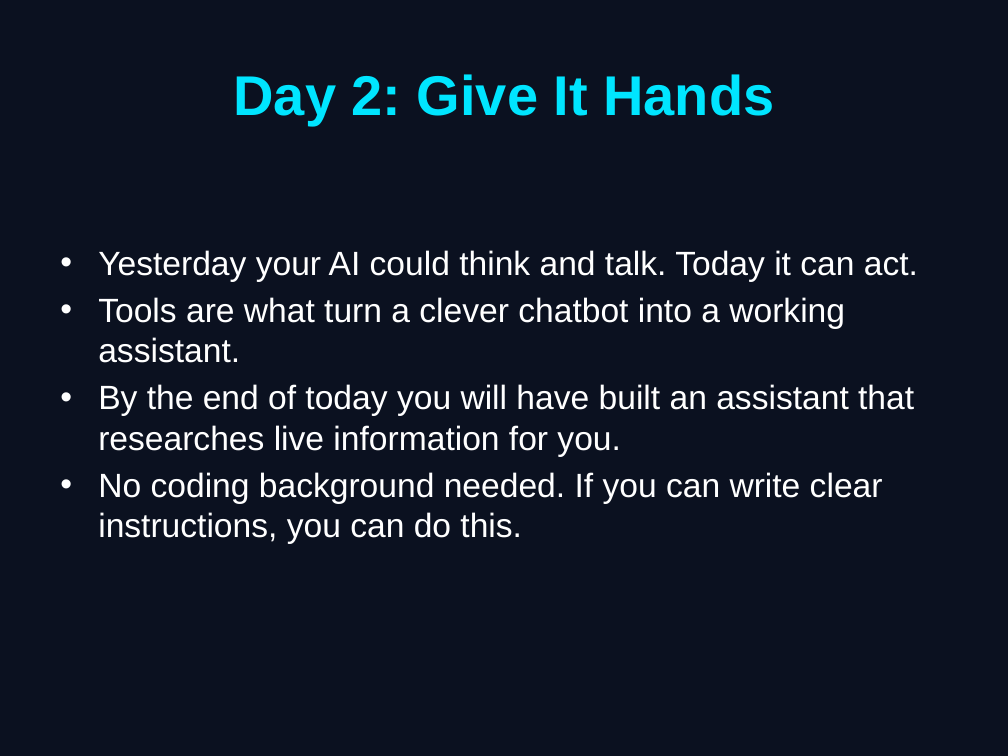
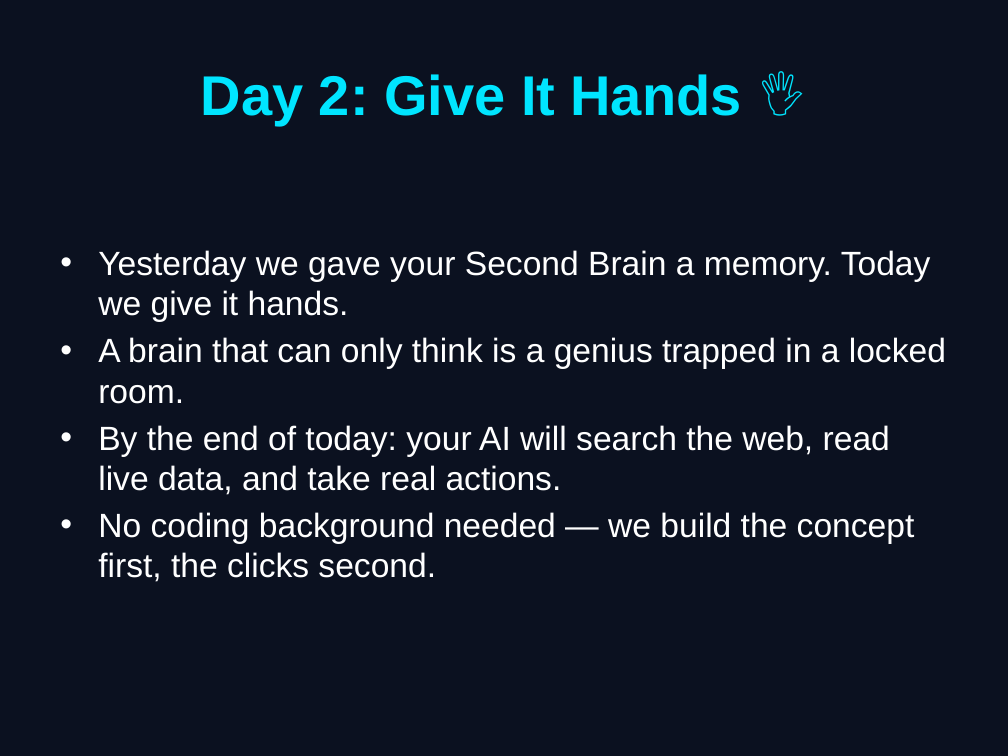
Before and after one commit to INTeniola/agentic-courses, a slide deck: slide 2 of ai-beginner-bootcamp-outline/day_2/Day_2_Slides.pptx. Drawn at 1008x756 pixels with LibreOffice and Linux fonts; fonts in the diff are those of the drawing. Boxes give left, top, right and bottom in pixels: in the first picture for what was removed or moved away, otherwise in the second. Text is boxed around its words. In the diff, an @@ line names an element or a change of style, - is before the commit and + after.

```diff
--- a/ai-beginner-bootcamp-outline/day_2/Day_2_Slides.pptx
+++ b/ai-beginner-bootcamp-outline/day_2/Day_2_Slides.pptx
@@ title at [201, 74, 742, 125]: text changed @@
-Day 2: Give It Hands
+Day 2: Give It Hands 🖐️
@@ text at [98, 250, 946, 582]: text changed @@
-• Yesterday your AI could think and talk. Today it can act.
-• Tools are what turn a clever chatbot into a working assistant.
-• By the end of today you will have built an assistant that researches live information for you.
-• No coding background needed. If you can write clear instructions, you can do this.
+• Yesterday we gave your Second Brain a memory. Today we give it hands.
+• A brain that can only think is a genius trapped in a locked room.
+• By the end of today: your AI will search the web, read live data, and take real actions.
+• No coding background needed — we build the concept first, the clicks second.
```
Also in this commit, not shown: 6 other slides changed, 1 slide added, 1 slide removed, 35 other files.
